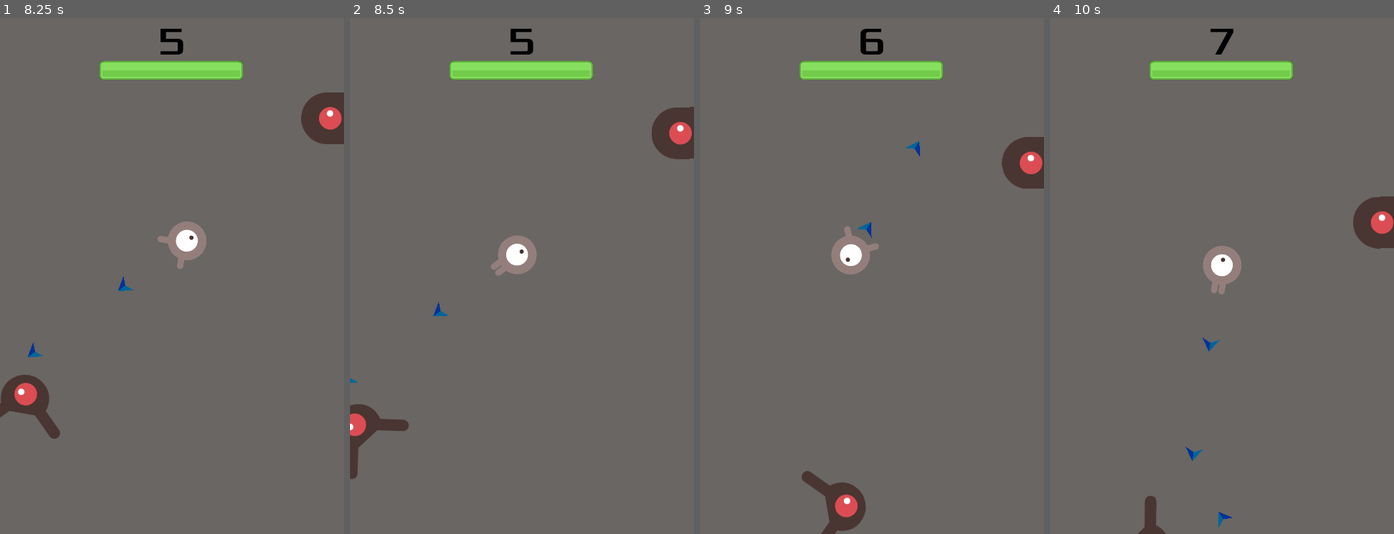
Above: before the commit, frames 1-4 (left to right).
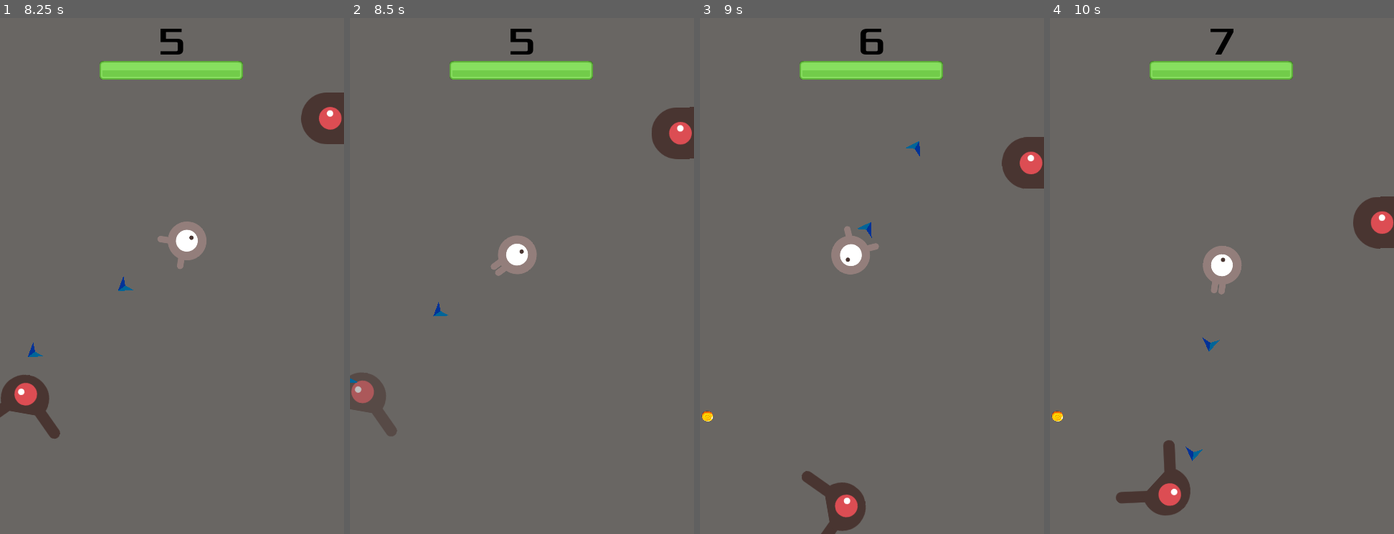
Above: after the commit, the same moments.

Repository: ShamliShahni/Dodge_the_Creep
Game: Godot game, scene res://Main.tscn
Same seed, same stepped clock (60 frames per second), same inputs: the game is played once before the commit and once after it.
Inputs (mouse positions are in pixels of both pictures, inside the frame that each line leads up to):
- Up to frame 1 (8.25 s): click "Start" at 0.5 s; move the mouse to (247, 250) at 1.27 s; hold Right (ui_right) 1.28-2.03 s; move the mouse to (103, 301) at 2.02 s; hold Down (ui_down) 2.03-2.78 s; move the mouse to (206, 162) at 2.77 s; hold Right (ui_right) 2.78-3.53 s; move the mouse to (154, 379) at 3.52 s; hold Up (ui_up) 3.53-4.28 s; move the mouse to (275, 353) at 4.27 s; hold Left (ui_left) 4.28-5.78 s; move the mouse to (68, 198) at 5.02 s; move the mouse to (189, 276) at 5.77 s; hold Down (ui_down) 5.78-6.53 s; move the mouse to (120, 147) at 6.52 s; hold Right (ui_right) 6.53-7.28 s; move the mouse to (247, 250) at 7.27 s; hold Up (ui_up) 7.28-8.03 s; move the mouse to (103, 301) at 8.02 s; hold Right (ui_right) from 8.03 s (still down)
- Up to frame 2 (8.5 s): keep holding Right (ui_right)
- Up to frame 3 (9 s): move the mouse to (906, 162) at 8.77 s; release Right (ui_right) at 8.78 s; hold Down (ui_down) from 8.78 s (still down)
- Up to frame 4 (10 s): move the mouse to (1204, 379) at 9.52 s; release Down (ui_down) at 9.53 s; hold Left (ui_left) from 9.53 s (still down)

Frame 1 is identical in both runs. In frame 2, 1.3% of the frame differs, in the area x 0-18%, y 68-90%; in frame 3, less than 0.1%; in frame 4, 1.5%, in the area x 0-53%, y 76-100%.

Commit message:
enemy static

Diff:
--- /dev/null
+++ b/Coin.gd
@@ -0,0 +1,6 @@
+extends Area2D
+
+
+
+func _on_Coin_body_entered(body):
+	print("coin",body)
--- a/Coin.tscn
+++ b/Coin.tscn
@@ -1,11 +1,14 @@
-[gd_scene load_steps=3 format=2]
+[gd_scene load_steps=4 format=2]
 
 [ext_resource path="res://dodge_assets/art/—Pngtree—vector coins icon dollar gold_5591009.png" type="Texture" id=1]
+[ext_resource path="res://Coin.gd" type="Script" id=2]
 
 [sub_resource type="RectangleShape2D" id=1]
 extents = Vector2( 7.72696, 8.40957 )
 
-[node name="Coin" type="Node2D"]
+[node name="Coin" type="Area2D"]
+input_pickable = false
+script = ExtResource( 2 )
 
 [node name="Sprite" type="Sprite" parent="."]
 scale = Vector2( 0.007, 0.007 )
@@ -13,3 +16,5 @@
 
 [node name="CollisionShape2D" type="CollisionShape2D" parent="."]
 shape = SubResource( 1 )
+
+[connection signal="body_entered" from="." to="." method="_on_Coin_body_entered"]
--- a/Main.tscn
+++ b/Main.tscn
@@ -68,6 +68,7 @@
 	#mob.move_and_slide(velocity,Vector2(0,-1))
 	if mob.enemy_alive:
 		moveing_Vector = Vector2(rand_range(mob.min_speed, mob.max_speed), 0)
+		#mob.move_and_collide(moveing_Vector)
 		mob.linear_velocity = moveing_Vector #Vector2(rand_range(mob.min_speed, mob.max_speed), 0)
 		mob.linear_velocity = mob.linear_velocity.rotated(direction)
 	#else:
--- a/Player.gd
+++ b/Player.gd
@@ -63,52 +63,6 @@
 		$AnimatedSprite.stop()
 
 
-
-#	var velocity = Vector2()  # The player's movement vector.
-#	if Input.is_action_pressed("ui_right"):
-#		velocity.x += 1
-#	if Input.is_action_pressed("ui_left"):
-#		velocity.x -= 1
-#	if Input.is_action_pressed("ui_down"):
-#		velocity.y += 1
-#	if Input.is_action_pressed("ui_up"):
-#		velocity.y -= 1
-#	if velocity.length() > 0:
-#		velocity = velocity.normalized() * speed
-#		$AnimatedSprite.play()
-#	else:
-#		$AnimatedSprite.stop()
-#	position += velocity * delta
-#	position.x = clamp(position.x, 0, screen_size.x)
-#	position.y = clamp(position.y, 0, screen_size.y)
-#	if velocity.x != 0:
-#		$AnimatedSprite.animation = "walk"
-#		$AnimatedSprite.flip_v = false
-#	# See the note below about boolean assignment
-#		$AnimatedSprite.flip_h = velocity.x < 0
-#	elif velocity.y != 0:
-#		$AnimatedSprite.animation = "up"
-#		$AnimatedSprite.flip_v = velocity.y > 0
-
-func _on_Player_body_entered(body):
-	#print("Hello")
-	#hide()  # Player disappears after being hit.
-	#print("hit")
-	#emit_signal("hit")
-	#$CollisionShape2D.set_deferred("disabled", true)
-
-#	var group = body.get_groups()
-#	if group.has("mob"):
-#		player_health -= player_damage
-#
-#
-#	if player_health <= 0:
-#		queue_free()
-	pass
-
-
-
-
 func _on_Area2D_body_entered(body):
 	var group = body.get_groups()
 	if group.has("mob"):
--- a/Player.tscn
+++ b/Player.tscn
@@ -30,14 +30,14 @@
 [node name="Player" type="KinematicBody2D" groups=[
 "player",
 ]]
-collision_layer = 4
-collision_mask = 5
 script = ExtResource( 5 )
 __meta__ = {
 "_edit_group_": true
 }
 
-[node name="AnimatedSprite" type="AnimatedSprite" parent="."]
+[node name="AnimatedSprite" type="AnimatedSprite" parent="." groups=[
+"player",
+]]
 scale = Vector2( 0.5, 0.5 )
 frames = SubResource( 1 )
 animation = "walk"
--- a/mob.gd
+++ b/mob.gd
@@ -10,6 +10,8 @@
 var pos
 onready var tween = get_node("Tween")
 var enemy_alive = true
+var col_state = 0
+var is_coin = false
 
 func _ready():
 	var mob_types = $AnimatedSprite.frames.get_animation_names()
@@ -19,6 +21,7 @@
 func _on_VisibilityNotifier2D_screen_exited():
 		queue_free()
 
+
 func _on_Area2D_body_entered(body):
 	var group = body.get_groups()
 
@@ -26,7 +29,9 @@
 		current_health -= body.get_damage()
 
 	if current_health <= 0 && enemy_alive:
+		col_state = col_state + 1
 		enemy_alive = false
+		gravity_scale = 0
 		pos = position
 		sleeping = true
 		#lin_var.mob.linear_velocity = Vector2(0,0)
@@ -37,7 +42,13 @@
 		tween.interpolate_property($AnimatedSprite,"modulate:a",0,1,0.2)
 		yield(get_tree().create_timer(timer),"timeout")
 		$AnimatedSprite.visible = false
-		$Sprite.visible = true
+		$AnimatedSprite.queue_free()
+		$Area2D.queue_free()
+		$CollisionShape2D.queue_free()
+		$Coin.visible = true
+		is_coin = true
+		mode = RigidBody2D.MODE_STATIC
+
 		#pos = position
 		yield(get_tree().create_timer(timer2),"timeout")
 		#queue_free()
@@ -46,6 +57,9 @@
 		#coins_instance.rotation = rotation
 		#get_parent().add_child(coins_instance)
 
+	if group.has("player") && !enemy_alive:
+		print("coin")
+
 	if group.has("mob"):
 		pos = position
-		$CollisionShape2D.disabled = true
+		#$CollisionShape2D.disabled = true
--- a/mob.tscn
+++ b/mob.tscn
@@ -7,7 +7,7 @@
 [ext_resource path="res://dodge_assets/art/enemyWalking_1.png" type="Texture" id=5]
 [ext_resource path="res://dodge_assets/art/enemyFlyingAlt_1.png" type="Texture" id=6]
 [ext_resource path="res://mob.gd" type="Script" id=7]
-[ext_resource path="res://dodge_assets/art/—Pngtree—vector coins icon dollar gold_5591009.png" type="Texture" id=8]
+[ext_resource path="res://Coin.tscn" type="PackedScene" id=8]
 
 [sub_resource type="SpriteFrames" id=1]
 animations = [ {
@@ -28,12 +28,12 @@
 } ]
 
 [sub_resource type="CapsuleShape2D" id=2]
-radius = 39.5403
-height = 20.652
+radius = 28.9796
+height = 0.0
 
 [sub_resource type="CapsuleShape2D" id=3]
-radius = 37.7103
-height = 28.7207
+radius = 25.0111
+height = 23.1648
 
 [node name="mob" type="RigidBody2D" groups=[
 "mob",
@@ -55,18 +55,14 @@
 [node name="VisibilityNotifier2D" type="VisibilityNotifier2D" parent="."]
 
 [node name="Area2D" type="Area2D" parent="."]
-collision_layer = 5
-collision_mask = 5
 
 [node name="CollisionShape2D" type="CollisionShape2D" parent="Area2D"]
 shape = SubResource( 3 )
 
 [node name="Tween" type="Tween" parent="."]
 
-[node name="Sprite" type="Sprite" parent="."]
+[node name="Coin" parent="." instance=ExtResource( 8 )]
 visible = false
-scale = Vector2( 0.01, 0.01 )
-texture = ExtResource( 8 )
 
 [connection signal="screen_exited" from="VisibilityNotifier2D" to="." method="_on_VisibilityNotifier2D_screen_exited"]
 [connection signal="body_entered" from="Area2D" to="." method="_on_Area2D_body_entered"]
